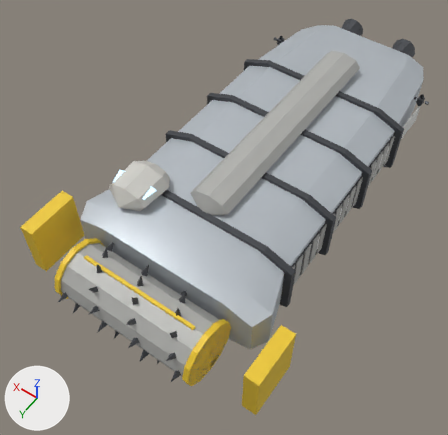
The glTF model godot/assets/ships/strip_miner.glb: old version first, new version second.
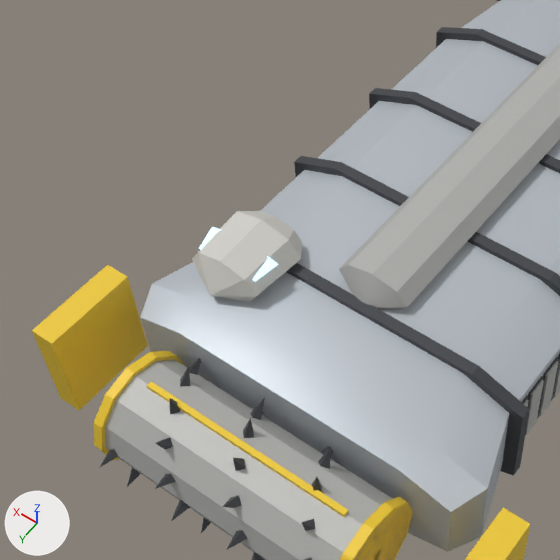
Each version appears first whole from a 50 mm camera at (-0.897, 1.582, 1.925) aimed at (0.045, 0.264, -0.147), and next in a close-up on the part from 1% to 70% of the width and 10% to 81% of the height. Every picture has the same lights, and +X, +Y and +Z are marked at lower left. The last two pictures show the newer version. Where no turn or scale is listed for an object, it has been applied to the vertices. Vertices at exactly the same position are counted once.

In view in the first close-up: 'Hull', 'Rotor_Drum'.
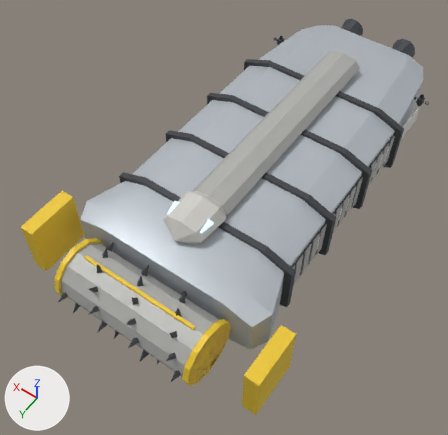
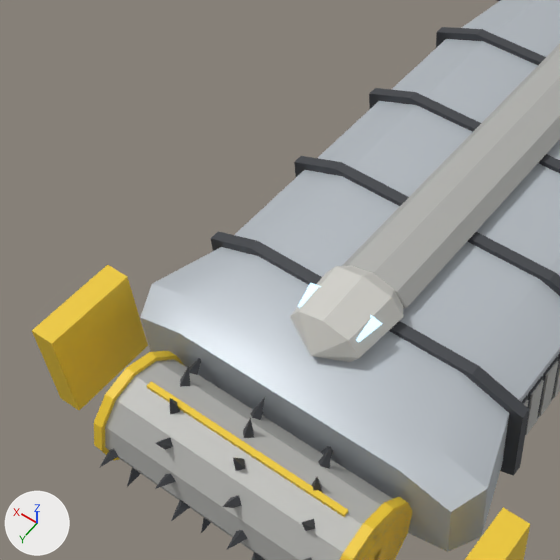
Pixel boxes [x1, y1, x2, y2] of what changed, in the close-ups (560 x 560 px; the box of a moved part takes in the faces that stretch with it):
part 1 of me_hull, moved or reshaped: before [192, 211, 302, 302]; after [290, 266, 403, 362]
part 2 of me_hull, moved or reshaped: before [199, 227, 278, 282]; after [298, 283, 382, 342]

The change, as a list of edits to the scene's bpy script:
```text
Change me_hull:
    where me_hull.from_pydata(...)  # 1367 vertices, 2238 faces; spans x -0.53..0.53, y -1.0..0.89, z -0.19..0.2
    used by ob_hull; location = (0.0, 0.0, 0.0)
    me_hull part 1: the loose piece of 25 vertices spanning x 0.16..0.36, y 0.41..0.63, z 0.09..0.2 is moved by (-0.26, 0.0, 0.0)
    me_hull part 2: the loose piece of 16 vertices spanning x 0.17..0.35, y 0.51..0.57, z 0.16..0.19 is moved by (-0.26, 0.0, 0.0)
```
